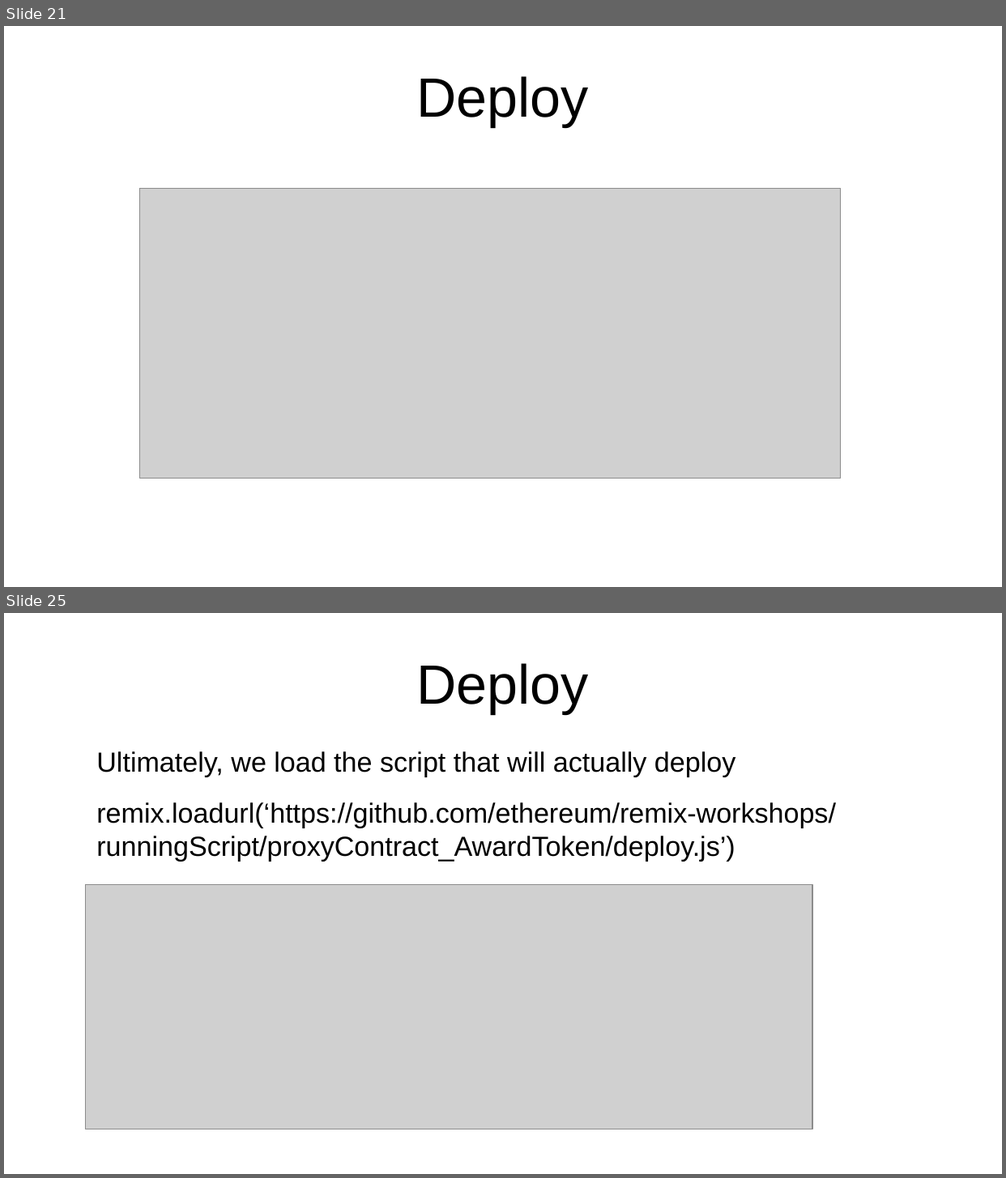
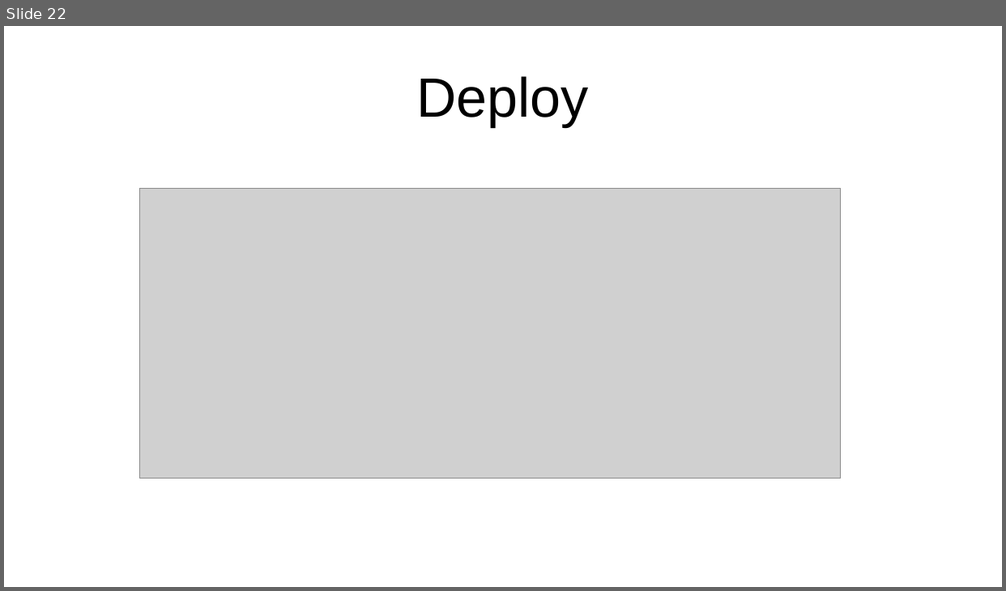
Before and after one commit to ethereum/remix-workshops, a slide deck: runningScript/proxyContract_AwardToken/ProxyContract.odp. Shown one above the other, each under a label of ours: slides 21 and 25 before the commit, slide 22 after it; the slides between them are not shown. The pictures are 1006x1178 and 1006x591 pixels, drawn with LibreOffice and Linux fonts; fonts in the diff are those of the drawing; grey boxes stand for pictures. Boxes give left, top, right and bottom in pixels: in the first picture for what was removed or moved away, otherwise in the second. Text is boxed around its words. In the diff, an @@ line names an element or a change of style, - is before the commit and + after.

```diff
--- a/runningScript/proxyContract_AwardToken/ProxyContract.odp
+++ b/runningScript/proxyContract_AwardToken/ProxyContract.odp
@@ slide 25 removed at [4,613,1002,1174], background #FFFFFF @@
@@ title removed at [417,663,589,714] @@
-Deploy
@@ text removed at [96,752,836,861] @@
-Ultimately, we load the script that will actually deploy
-remix.loadurl(‘https://github.com/ethereum/remix-workshops/runningScript/proxyContract_AwardToken/deploy.js’)
@@ picture removed at [86,884,812,1130] @@
@@ what was slide 21 is now slide 22 @@
```
Also in this commit, not shown: 11 slides changed, 1 slide added, 4 other slides removed, 2 other files.
